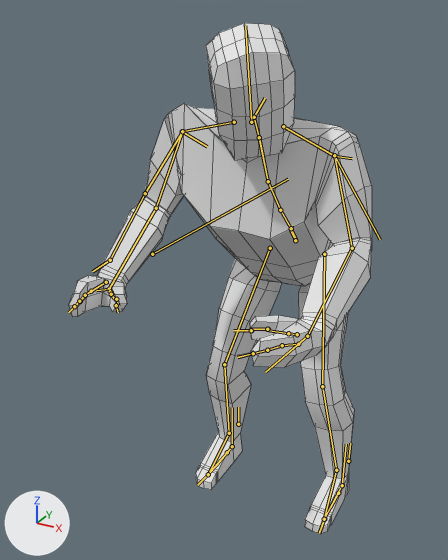
A saved change to the FBX model Assets/_/Art/Anim/3D_ply_Player.fbx.
One viewpoint serves both versions: a 50 mm lens placed at (0.66, -1.487, 1.543), pointed at (-0.095, -0.113, 0.856). The axes (+X, +Y, +Z) are drawn at lower left. The lights are the same throughout. The first picture is the older version. Both versions are drawn at frame 32 of the action 'Twerk'; the numbers are the values there. The bones that change, and the others that lie on the model, are drawn over the model as lines. Mesh edges are drawn as thin lines.

In view in the first picture: 'Man'.
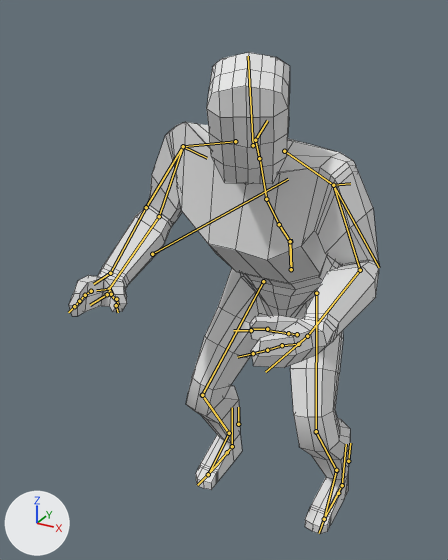
Edits to the scene script, one JSON object a line:
```json
{"block": "bone_def_hips", "where": "bone_def_hips = bpy.data.objects['Armature'].pose.bones['DEF_Hips']  # child of 'ROOT'"}
{"op": "set", "path": "bone_def_hips.location", "old": "(-0.015, -0.07, -0.174)", "new": "(-0.002, -0.143, -0.117)"}
{"op": "set", "path": "bone_def_hips.rotation_quaternion", "old": "(0.889, 0.448, 0.085, -0.044)", "new": "(0.991, 0.132, 0.016, -0.008)", "note": "degrees (54, 11, 0) -> degrees (15, 2, -1)"}
{"block": "bone_def_spine", "where": "bone_def_spine = bpy.data.objects['Armature'].pose.bones['DEF_Spine']  # child of 'DEF_Hips'"}
{"op": "set", "path": "bone_def_spine.rotation_quaternion", "old": "(0.995, -0.034, -0.063, 0.072)", "new": "(0.952, 0.307, -0.012, 0.014)", "note": "degrees (-4, -7, 9) -> degrees (36, -2, 1)"}
{"block": "bone_def_spine2", "where": "bone_def_spine2 = bpy.data.objects['Armature'].pose.bones['DEF_Spine2']  # child of 'DEF_Spine1'"}
{"op": "set", "path": "bone_def_spine2.rotation_quaternion", "old": "(0.996, -0.088, -0.02, -0.025)", "new": "(0.994, -0.088, -0.042, -0.053)", "note": "degrees (-10, -3, -3) -> degrees (-10, -5, -6)"}
{"block": "bone_def_head", "where": "bone_def_head = bpy.data.objects['Armature'].pose.bones['DEF_Head']  # child of 'DEF_Neck'"}
{"op": "set", "path": "bone_def_head.rotation_quaternion", "old": "(0.952, -0.022, 0.299, -0.07)", "new": "(0.977, -0.035, 0.205, -0.048)", "note": "degrees (-6, 34, -10) -> degrees (-5, 23, -7)"}
{"block": "bone_def_arm_l", "where": "bone_def_arm_l = bpy.data.objects['Armature'].pose.bones['DEF_Arm.L']  # child of 'DEF_Shoulder.L'"}
{"op": "set", "path": "bone_def_arm_l.rotation_quaternion", "old": "(0.976, 0.132, 0.155, -0.076)", "new": "(0.974, 0.071, 0.165, -0.141)", "note": "degrees (14, 19, -7) -> degrees (6, 20, -16)"}
{"block": "bone_def_forearm_l", "where": "bone_def_forearm_l = bpy.data.objects['Armature'].pose.bones['DEF_ForeArm.L']  # child of 'DEF_Arm.L'"}
{"op": "set", "path": "bone_def_forearm_l.rotation_quaternion", "old": "(0.869, 0.0, 0.0, 0.494)", "new": "(0.746, 0.0, 0.0, 0.666)", "note": "degrees (0, 0, 59) -> degrees (0, 0, 83)"}
{"block": "bone_def_hand_l", "where": "bone_def_hand_l = bpy.data.objects['Armature'].pose.bones['DEF_Hand.L']  # child of 'DEF_ForeArm.L'"}
{"op": "set", "path": "bone_def_hand_l.rotation_quaternion", "old": "(0.912, -0.26, -0.308, 0.071)", "new": "(0.947, -0.14, -0.283, 0.054)", "note": "degrees (-38, -32, 20) -> degrees (-20, -31, 12)"}
{"block": "bone_def_arm_r", "where": "bone_def_arm_r = bpy.data.objects['Armature'].pose.bones['DEF_Arm.R']  # child of 'DEF_Shoulder.R'"}
{"op": "set", "path": "bone_def_arm_r.rotation_quaternion", "old": "(0.96, 0.185, -0.173, 0.118)", "new": "(0.95, 0.182, -0.178, 0.179)", "note": "degrees (20, -22, 10) -> degrees (18, -24, 18)"}
{"block": "bone_def_forearm_r", "where": "bone_def_forearm_r = bpy.data.objects['Armature'].pose.bones['DEF_ForeArm.R']  # child of 'DEF_Arm.R'"}
{"op": "set", "path": "bone_def_forearm_r.rotation_quaternion", "old": "(0.927, 0.0, 0.0, -0.375)", "new": "(0.857, 0.0, 0.0, -0.515)", "note": "degrees (0, 0, -44) -> degrees (0, 0, -62)"}
{"block": "bone_def_hand_r", "where": "bone_def_hand_r = bpy.data.objects['Armature'].pose.bones['DEF_Hand.R']  # child of 'DEF_ForeArm.R'"}
{"op": "set", "path": "bone_def_hand_r.rotation_quaternion", "old": "(0.893, -0.373, 0.248, -0.04)", "new": "(0.92, -0.301, 0.248, -0.042)", "note": "degrees (-49, 24, -16) -> degrees (-39, 26, -15)"}
{"block": "bone_def_upleg_l", "where": "bone_def_upleg_l = bpy.data.objects['Armature'].pose.bones['DEF_UpLeg.L']  # child of 'DEF_Hips'"}
{"op": "set", "path": "bone_def_upleg_l.rotation_quaternion", "old": "(0.733, 0.678, -0.033, 0.049)", "new": "(0.892, 0.435, -0.089, 0.079)", "note": "degrees (85, -7, 2) -> degrees (52, -13, 4)"}
{"block": "bone_def_leg_l", "where": "bone_def_leg_l = bpy.data.objects['Armature'].pose.bones['DEF_Leg.L']  # child of 'DEF_UpLeg.L'"}
{"op": "set", "path": "bone_def_leg_l.rotation_quaternion", "old": "(0.928, -0.374, 0.001, 0.0)", "new": "(0.806, -0.592, 0.001, 0.0)", "note": "degrees (-44, 0, 0) -> degrees (-73, 0, 0)"}
{"block": "bone_def_foot_l", "where": "bone_def_foot_l = bpy.data.objects['Armature'].pose.bones['DEF_Foot.L']  # child of 'DEF_Leg.L'"}
{"op": "set", "path": "bone_def_foot_l.rotation_quaternion", "old": "(0.986, 0.11, 0.037, -0.118)", "new": "(0.942, 0.306, 0.051, -0.128)", "note": "degrees (12, 6, -13) -> degrees (35, 10, -12)"}
{"block": "bone_def_upleg_r", "where": "bone_def_upleg_r = bpy.data.objects['Armature'].pose.bones['DEF_UpLeg.R']  # child of 'DEF_Hips'"}
{"op": "set", "path": "bone_def_upleg_r.rotation_quaternion", "old": "(0.742, 0.643, 0.19, -0.004)", "new": "(0.897, 0.419, 0.106, -0.092)", "note": "degrees (84, 17, 14) -> degrees (50, 16, -4)"}
{"block": "bone_def_leg_r", "where": "bone_def_leg_r = bpy.data.objects['Armature'].pose.bones['DEF_Leg.R']  # child of 'DEF_UpLeg.R'"}
{"op": "set", "path": "bone_def_leg_r.rotation_quaternion", "old": "(0.923, -0.385, -0.001, 0.0)", "new": "(0.817, -0.577, -0.001, 0.0)", "note": "degrees (-45, 0, 0) -> degrees (-70, 0, 0)"}
{"block": "bone_def_foot_r", "where": "bone_def_foot_r = bpy.data.objects['Armature'].pose.bones['DEF_Foot.R']  # child of 'DEF_Leg.R'"}
{"op": "set", "path": "bone_def_foot_r.rotation_quaternion", "old": "(0.985, 0.14, -0.016, 0.098)", "new": "(0.944, 0.298, -0.023, 0.138)", "note": "degrees (16, -3, 11) -> degrees (34, -7, 14)"}
```

Location of each change, (x1, y1, x2, y2) in pixels of the pictures (448 x 560 px):
```json
{"object": "Man", "change": "posed", "before": [69, 23, 372, 534], "after": [69, 52, 379, 534]}
{"bone": "DEF_Hips", "before": "(295, 240) to (290, 230)", "after": "(291, 269) to (289, 241)"}
{"bone": "DEF_Spine", "before": "(291, 228) to (280, 210)", "after": "(290, 241) to (279, 224)"}
{"bone": "DEF_Spine2", "before": "(268, 181) to (259, 138)", "after": "(266, 199) to (260, 159)"}
{"bone": "DEF_Head", "before": "(251, 122) to (245, 25)", "after": "(253, 145) to (248, 56)"}
{"bone": "DEF_Arm.L", "before": "(334, 155) to (352, 248)", "after": "(333, 185) to (360, 270)"}
{"bone": "DEF_ForeArm.L", "before": "(352, 248) to (307, 336)", "after": "(360, 270) to (307, 336)"}
{"bone": "DEF_Arm.R", "before": "(182, 131) to (156, 208)", "after": "(183, 146) to (159, 216)"}
{"bone": "DEF_ForeArm.R", "before": "(156, 208) to (109, 289)", "after": "(159, 216) to (109, 289)"}
{"bone": "DEF_UpLeg.L", "before": "(324, 254) to (322, 386)", "after": "(316, 293) to (316, 432)"}
{"bone": "DEF_Leg.L", "before": "(322, 386) to (336, 470)", "after": "(316, 432) to (336, 470)"}
{"bone": "DEF_UpLeg.R", "before": "(270, 248) to (224, 365)", "after": "(263, 281) to (202, 395)"}
{"bone": "DEF_Leg.R", "before": "(224, 365) to (229, 433)", "after": "(202, 395) to (229, 433)"}
{"bone": "DEF_Foot.R", "before": "(229, 433) to (208, 474)", "after": "(229, 433) to (208, 475)"}
```
